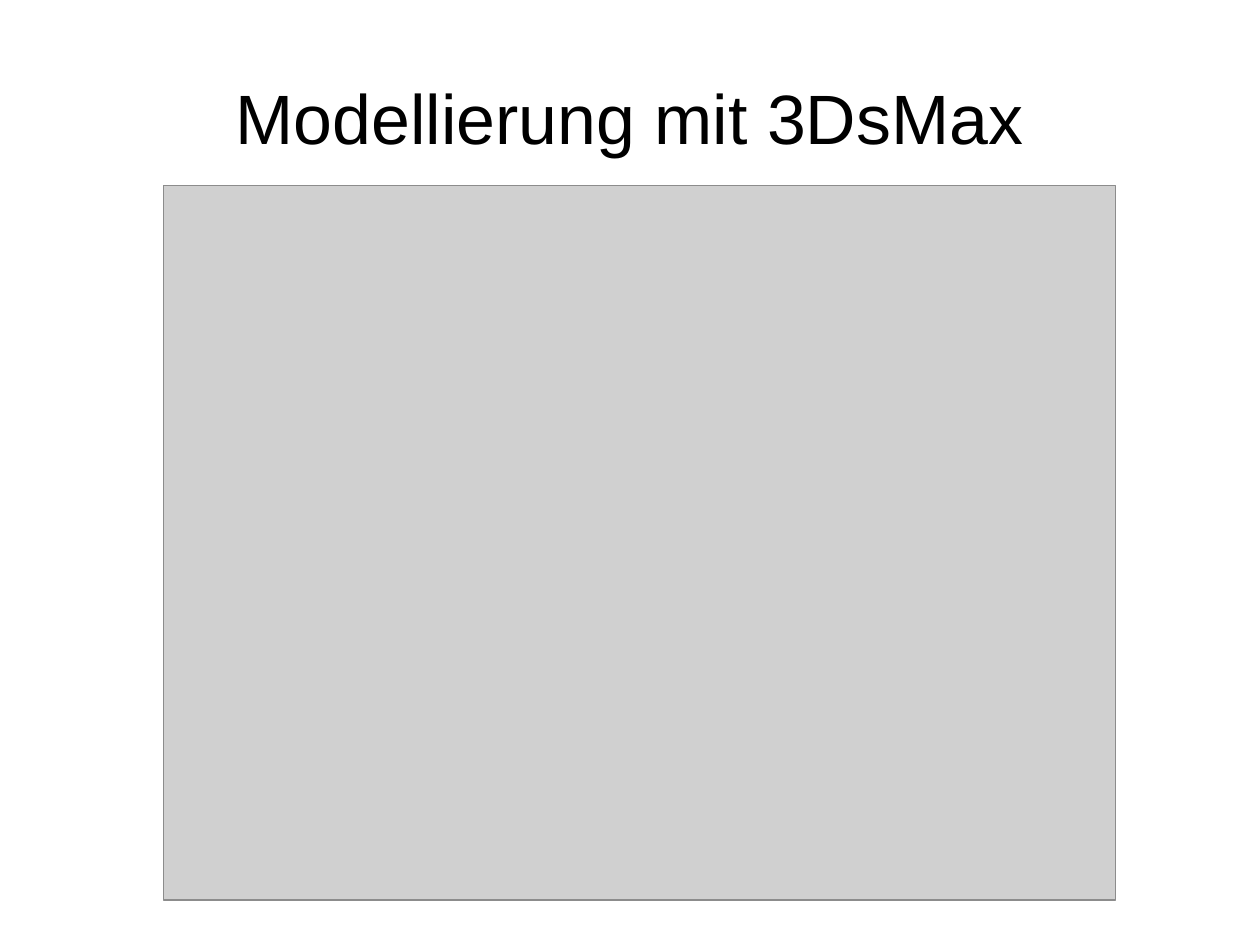
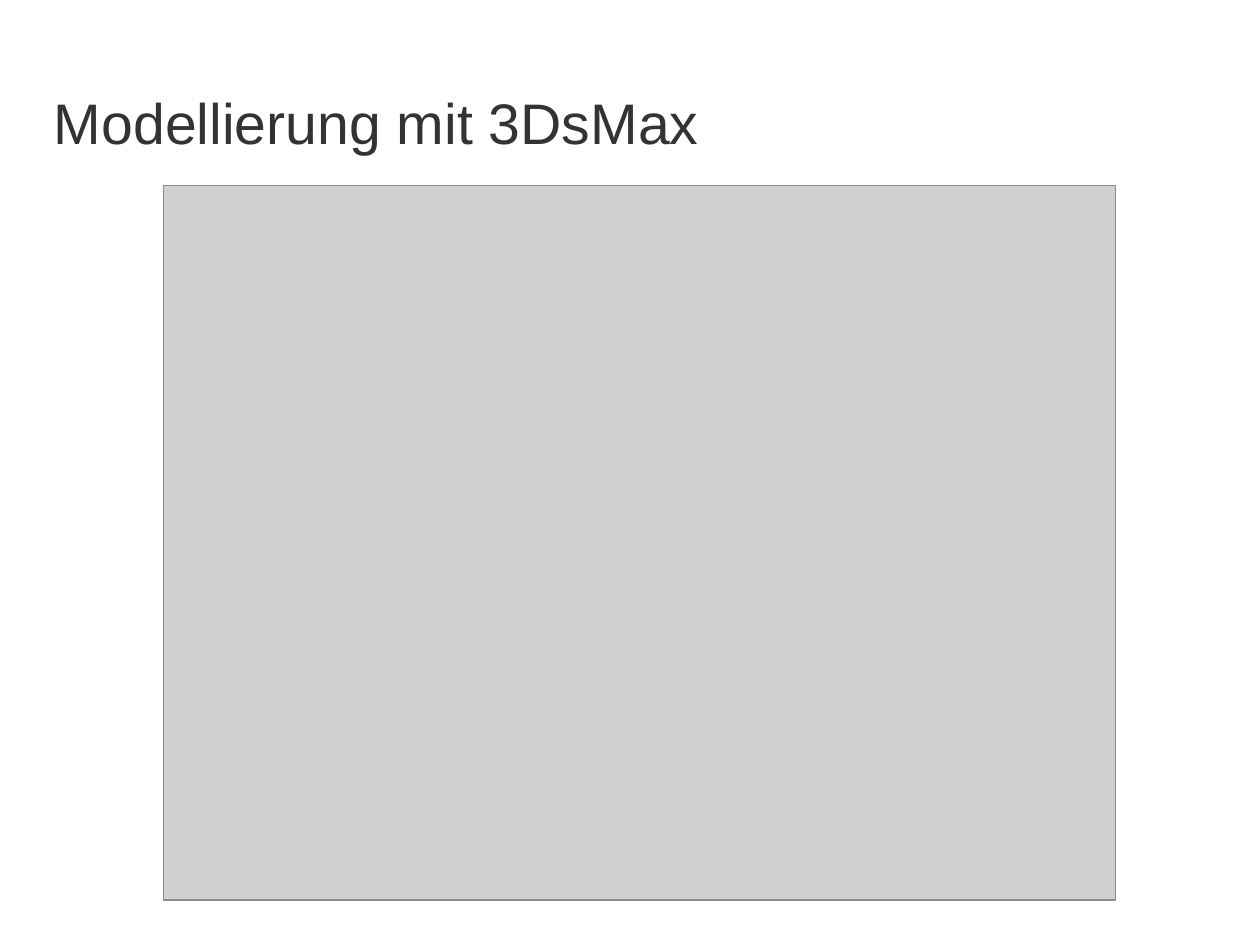
Before and after one commit to cpetry/Tutorium-3DsMax, a slide deck: slide 1 of 2_Modellierung/Modellierung.odp. Drawn at 1260x945 pixels with LibreOffice and Linux fonts; fonts in the diff are those of the drawing; grey boxes stand for pictures; background and template pictures are left out. Boxes give left, top, right and bottom in pixels: in the first picture for what was removed or moved away, otherwise in the second. Text is boxed around its words. In the diff, an @@ line names an element or a change of style, - is before the commit and + after.

Commit message:
updated presentation

```diff
--- a/2_Modellierung/Modellierung.odp
+++ b/2_Modellierung/Modellierung.odp
@@ title "Modellierung mit 3DsMax": place and size @@
-title "Modellierung mit 3DsMax" at (236, 93, 1023, 157)
+title "Modellierung mit 3DsMax" at (54, 102, 699, 155)
@@ title "Modellierung mit 3DsMax" at (54, 102, 699, 155): size 44 to 36 pt, text colour #000000 to #333333; alignment centre to left @@
```
Also in this commit, not shown: 1 slide added, 1 slide removed.
